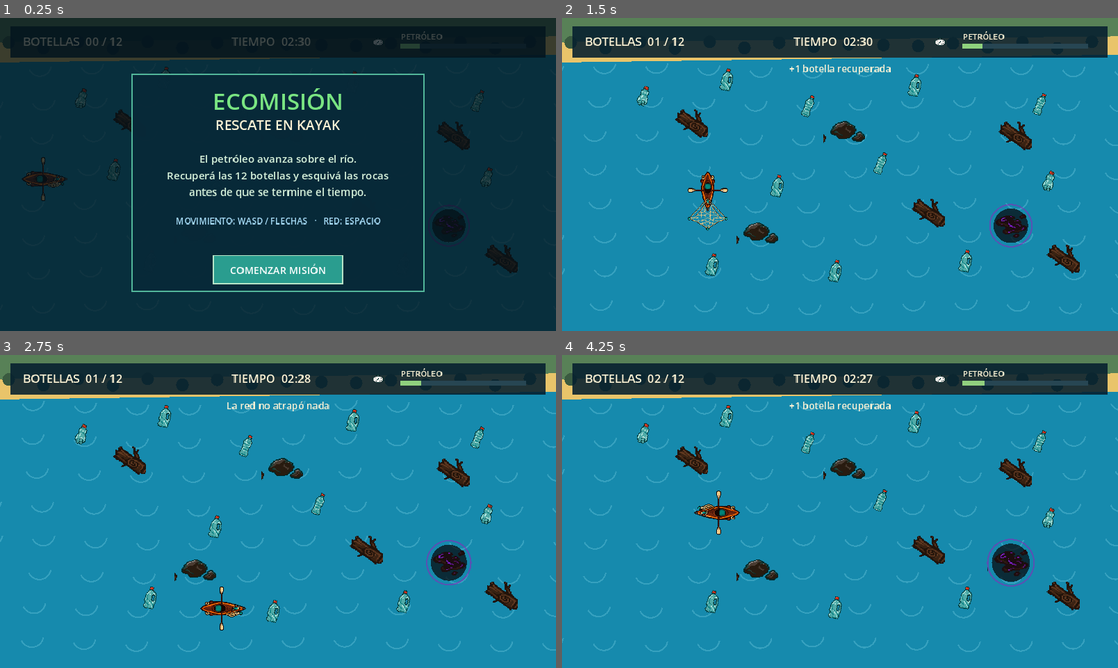
Above: before the commit, frames 1-4 (two rows, left to right).
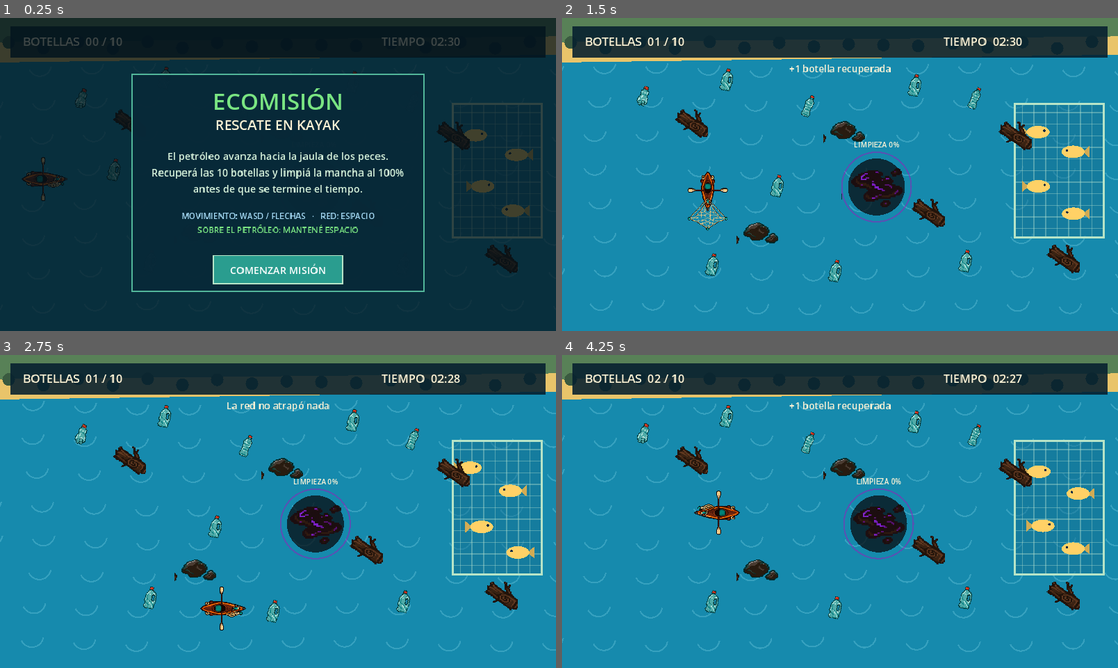
Above: after the commit, the same moments.

Repository: zeba673/Desafio2-Hackathon-SanRafael-2026
Game: Godot game, scene res://main.tscn
The game is run twice, just before and just after one commit, with the same random seed, the same clock (stepped at 60 frames per second) and the same inputs. Sound files missing from this copy of the repository are replaced by a short silence.
Inputs (mouse positions are in pixels of both pictures, inside the frame that each line leads up to):
- Up to frame 1 (0.25 s): no input
- Up to frame 2 (1.5 s): tap Enter at 0.5, 0.6 s; move the mouse to (962, 158) at 0.52 s; hold D 0.53-1.28 s; hold Space 0.53-1.28 s; click (962, 158) at 0.67 s; move the mouse to (728, 190) at 1.27 s; hold S from 1.28 s (still down); tap Space at 1.35 s; click (728, 190) at 1.42 s
- Up to frame 3 (2.75 s): tap Space at 1.52, 1.82 s; tap Enter at 1.55, 2.1 s; move the mouse to (333, 442) at 2.02 s; release S at 2.03 s; hold D from 2.03 s (still down); hold Space from 2.03 s (still down); click (333, 442) at 2.17 s
- Up to frame 4 (4.25 s): move the mouse to (812, 574) at 2.77 s; release D at 2.78 s; release Space at 2.78 s; hold W 2.78-3.53 s; tap Enter at 2.85 s; click (812, 574) at 2.92 s; tap Space at 3.02, 3.32 s; move the mouse to (1006, 558) at 3.52 s; hold A from 3.53 s (still down); hold Space from 3.53 s (still down); click (1006, 558) at 3.67 s

The runs differ from the first frame. In frame 1, 5.0% of the frame differs, in the area x 21-98%, y 4-72%; in frame 2, 5.4%; in frame 3, 5.5%; in frame 4, 5.6%, in the area x 20-98%, y 4-74%.

Commit message:
Rework oil cleanup and fish rescue objective

Diff:
--- a/main.gd
+++ b/main.gd
@@ -14,7 +14,11 @@
 const SCREEN := Vector2(1152, 648)
 const GAME_TIME := 150.0
 const PLAYER_SPEED := 255.0
-const OIL_LIMIT := 278.0
+const OIL_RADIUS := 72.0
+const OIL_CLEAN_RATE := 14.0
+const FISH_CAGE := Rect2(938, 178, 184, 276)
+const OIL_START := Vector2(650, 350)
+const OIL_TARGET := Vector2(890, 330)
 const WATER := Color("#168aad")
 const DEEP_WATER := Color("#0b6e91")
 const CREAM := Color("#fff4d6")
@@ -26,7 +30,9 @@
 var direction := Vector2.RIGHT
 var bottles: Array[Vector2] = []
 var time_left := GAME_TIME
-var oil_radius := 42.0
+var oil_cleanup := 0.0
+var oil_center := OIL_START
+var fish_alive := true
 var wave_time := 0.0
 var hit_cooldown := 0.0
 var flash := 0.0
@@ -36,21 +42,19 @@
 var net_state := NetState.IDLE
 var net_timer := 0.0
 var pending_bottle := -1
+var oil_clean_notified := false
 
 var bottle_spawns := [
 	Vector2(170, 155), Vector2(330, 125), Vector2(505, 180),
-	Vector2(720, 135), Vector2(985, 170), Vector2(225, 315),
-	Vector2(435, 350), Vector2(655, 300), Vector2(1010, 325),
-	Vector2(300, 505), Vector2(555, 525), Vector2(825, 505)
+	Vector2(720, 135), Vector2(850, 165), Vector2(225, 315),
+	Vector2(435, 350), Vector2(300, 505), Vector2(555, 525),
+	Vector2(825, 505)
 ]
 
 var rocks := [
 	Vector2(260, 220), Vector2(405, 445), Vector2(585, 235),
 	Vector2(750, 405), Vector2(930, 245), Vector2(1030, 500)
 ]
-
-var oil_center := Vector2(930, 430)
-
 
 func _ready() -> void:
 	get_window().title = "EcoMisión: Rescate en Kayak"
@@ -92,6 +96,7 @@
 	bottles = [player + direction * 92.0]
 	cast_net()
 	resolve_net()
+	oil_cleanup = 100.0
 	update_game(0.01)
 	assert(state == GameState.WON)
 	start_game()
@@ -120,7 +125,8 @@
 
 func update_game(delta: float) -> void:
 	time_left -= delta
-	oil_radius += delta * 1.62
+	var elapsed := GAME_TIME - maxf(time_left, 0.0)
+	oil_center = OIL_START.lerp(OIL_TARGET, clampf(elapsed / GAME_TIME, 0.0, 1.0))
 	hit_cooldown = maxf(0.0, hit_cooldown - delta)
 
 	var movement := Vector2(
@@ -130,7 +136,7 @@
 
 	if movement != Vector2.ZERO:
 		direction = movement
-		var speed := PLAYER_SPEED * (0.48 if player.distance_to(oil_center) < oil_radius else 1.0)
+		var speed := PLAYER_SPEED * (0.58 if is_touching_oil() else 1.0)
 		var previous := player
 		player += movement * speed * delta
 		player.x = clampf(player.x, 38.0, SCREEN.x - 38.0)
@@ -141,12 +147,31 @@
 				hit_rock()
 				break
 
-	if bottles.is_empty():
+	if is_touching_oil() and Input.is_key_pressed(KEY_SPACE):
+		clean_oil(delta)
+
+	if bottles.is_empty() and oil_cleanup >= 100.0:
 		finish_game(true, "¡El río quedó libre de residuos!")
 	elif time_left <= 0.0:
-		finish_game(false, "Se acabó el tiempo.")
-	elif oil_radius >= OIL_LIMIT:
-		finish_game(false, "La mancha de petróleo se extendió demasiado.")
+		fish_alive = oil_cleanup >= 100.0
+		var reason := "Se acabó el tiempo: el petróleo alcanzó a los peces." if not fish_alive else "Se acabó el tiempo y quedaron botellas en el río."
+		finish_game(false, reason)
+
+
+func is_touching_oil() -> bool:
+	return oil_cleanup < 100.0 and player.distance_to(oil_center) < OIL_RADIUS + 46.0
+
+
+func clean_oil(delta: float) -> void:
+	var previous := oil_cleanup
+	oil_cleanup = minf(100.0, oil_cleanup + OIL_CLEAN_RATE * delta)
+	notice = "Limpiando petróleo... %d%%" % int(oil_cleanup)
+	notice_time = 0.2
+	if previous < 100.0 and oil_cleanup >= 100.0 and not oil_clean_notified:
+		oil_clean_notified = true
+		notice = "¡Petróleo retirado al 100%!"
+		notice_time = 2.0
+		play_sound(COLLECT_SOUND, -1.0, 0.82)
 
 
 func hit_rock() -> void:
@@ -198,10 +223,13 @@
 	direction = Vector2.RIGHT
 	bottles.assign(bottle_spawns)
 	time_left = GAME_TIME
-	oil_radius = 42.0
+	oil_cleanup = 0.0
+	oil_center = OIL_START
+	fish_alive = true
+	oil_clean_notified = false
 	hit_cooldown = 0.0
 	flash = 0.0
-	notice = "Recolectá las 12 botellas antes de que avance el petróleo"
+	notice = "Recolectá 10 botellas y limpiá el petróleo antes de que llegue a los peces"
 	notice_time = 3.2
 	end_reason = ""
 	net_state = NetState.IDLE
@@ -219,7 +247,8 @@
 func _unhandled_input(event: InputEvent) -> void:
 	if event is InputEventKey and event.pressed and not event.echo:
 		if event.keycode == KEY_SPACE and state == GameState.PLAYING:
-			cast_net()
+			if not is_touching_oil():
+				cast_net()
 		elif event.keycode in [KEY_ENTER, KEY_SPACE] and state != GameState.PLAYING:
 			start_game()
 	elif event is InputEventMouseButton and event.pressed and event.button_index == MOUSE_BUTTON_LEFT:
@@ -230,6 +259,7 @@
 func _draw() -> void:
 	draw_water()
 	draw_shores()
+	draw_fish_cage()
 	draw_oil()
 	for rock in rocks:
 		draw_rock(rock)
@@ -262,10 +292,56 @@
 
 
 func draw_oil() -> void:
-	draw_circle(oil_center, oil_radius * 0.82, Color(0.025, 0.025, 0.035, 0.72))
-	var size := oil_radius * 2.0
+	if oil_cleanup >= 100.0:
+		return
+	var remaining := 1.0 - oil_cleanup / 100.0
+	var radius := OIL_RADIUS * lerpf(0.38, 1.0, sqrt(remaining))
+	draw_circle(oil_center, radius * 0.82, Color(0.025, 0.025, 0.035, 0.72))
+	var size := radius * 2.0
 	draw_texture_rect_region(OBJECT_SHEET, Rect2(oil_center - Vector2.ONE * size * 0.5, Vector2.ONE * size), Rect2(768, 512, 480, 512))
-	draw_arc(oil_center, oil_radius, 0.0, TAU, 64, Color(0.55, 0.15, 0.72, 0.55), 3.0)
+	draw_arc(oil_center, radius, 0.0, TAU, 64, Color(0.55, 0.15, 0.72, 0.55), 3.0)
+	var font := ThemeDB.fallback_font
+	var label := "LIMPIEZA %d%%" % int(oil_cleanup)
+	var label_width := font.get_string_size(label, HORIZONTAL_ALIGNMENT_LEFT, -1, 15).x
+	draw_string(font, oil_center + Vector2(-label_width * 0.5, -radius - 10), label, HORIZONTAL_ALIGNMENT_LEFT, -1, 15, CREAM)
+	if is_touching_oil():
+		draw_centered("MANTENÉ ESPACIO PARA LIMPIAR", 604, 18, CREAM)
+		draw_rect(Rect2(376, 615, 400, 10), Color("#17324d"), true)
+		draw_rect(Rect2(376, 615, 400.0 * oil_cleanup / 100.0, 10), GREEN, true)
+
+
+func draw_fish_cage() -> void:
+	draw_rect(FISH_CAGE, Color(0.08, 0.42, 0.55, 0.46), true)
+	draw_rect(FISH_CAGE, Color("#b7e4c7"), false, 4.0)
+	for x in range(int(FISH_CAGE.position.x) + 16, int(FISH_CAGE.end.x), 24):
+		draw_line(Vector2(x, FISH_CAGE.position.y), Vector2(x, FISH_CAGE.end.y), Color(0.72, 0.9, 0.82, 0.38), 2.0)
+	for y in range(int(FISH_CAGE.position.y) + 18, int(FISH_CAGE.end.y), 24):
+		draw_line(Vector2(FISH_CAGE.position.x, y), Vector2(FISH_CAGE.end.x, y), Color(0.72, 0.9, 0.82, 0.38), 2.0)
+	var fish_positions := [Vector2(982, 238), Vector2(1062, 282), Vector2(995, 352), Vector2(1065, 404)]
+	for index in fish_positions.size():
+		var swim := Vector2(sin(wave_time * 1.7 + index) * 8.0, cos(wave_time * 1.3 + index) * 5.0)
+		draw_fish(fish_positions[index] + swim, index % 2 == 0)
+
+
+func draw_fish(at: Vector2, faces_right: bool) -> void:
+	var color := Color("#ffd166") if fish_alive else Color("#6c757d")
+	var facing := 1.0 if faces_right else -1.0
+	draw_set_transform(at, 0.0, Vector2(facing, 1.0))
+	draw_colored_polygon(PackedVector2Array([Vector2(-20, 0), Vector2(-34, -12), Vector2(-34, 12)]), color.darkened(0.18))
+	draw_fish_body(Vector2.ZERO, Vector2(24, 13), color)
+	draw_circle(Vector2(13, -3), 2.5, Color("#102a43"))
+	if not fish_alive:
+		draw_line(Vector2(9, -7), Vector2(17, 1), CORAL, 2.0)
+		draw_line(Vector2(17, -7), Vector2(9, 1), CORAL, 2.0)
+	draw_set_transform(Vector2.ZERO, 0.0, Vector2.ONE)
+
+
+func draw_fish_body(center: Vector2, radius: Vector2, color: Color) -> void:
+	var points := PackedVector2Array()
+	for index in range(24):
+		var angle := TAU * float(index) / 24.0
+		points.append(center + Vector2(cos(angle) * radius.x, sin(angle) * radius.y))
+	draw_colored_polygon(points, color)
 
 
 func draw_rock(at: Vector2) -> void:
@@ -293,12 +369,7 @@
 	draw_rect(Rect2(22, 18, 1108, 64), Color(0.02, 0.12, 0.18, 0.88), true)
 	draw_string(font, Vector2(48, 58), "BOTELLAS  %02d / %02d" % [bottle_spawns.size() - bottles.size(), bottle_spawns.size()], HORIZONTAL_ALIGNMENT_LEFT, -1, 24, CREAM)
 	var seconds := maxi(0, ceili(time_left))
-	draw_string(font, Vector2(480, 58), "TIEMPO  %02d:%02d" % [int(seconds / 60.0), seconds % 60], HORIZONTAL_ALIGNMENT_LEFT, -1, 24, CREAM)
-	draw_texture_rect_region(OBJECT_SHEET, Rect2(770, 29, 38, 38), Rect2(1248, 512, 288, 512))
-	var danger := clampf(oil_radius / OIL_LIMIT, 0.0, 1.0)
-	draw_string(font, Vector2(830, 45), "PETRÓLEO", HORIZONTAL_ALIGNMENT_LEFT, -1, 17, CREAM)
-	draw_rect(Rect2(830, 54, 260, 10), Color("#274653"), true)
-	draw_rect(Rect2(830, 54, 260 * danger, 10), GREEN.lerp(CORAL, danger), true)
+	draw_string(font, Vector2(790, 58), "TIEMPO  %02d:%02d" % [int(seconds / 60.0), seconds % 60], HORIZONTAL_ALIGNMENT_LEFT, -1, 24, CREAM)
 	if notice_time > 0.0 and state == GameState.PLAYING:
 		draw_centered(notice, 112, 20, CREAM)
 
@@ -308,10 +379,11 @@
 	draw_panel(Rect2(274, 116, 604, 450))
 	draw_centered("ECOMISIÓN", 190, 48, GREEN)
 	draw_centered("RESCATE EN KAYAK", 232, 28, CREAM)
-	draw_centered("El petróleo avanza sobre el río.", 300, 22, Color("#d8f3dc"))
-	draw_centered("Recuperá las 12 botellas y esquivá las rocas", 334, 22, Color("#d8f3dc"))
-	draw_centered("antes de que se termine el tiempo.", 368, 22, Color("#d8f3dc"))
-	draw_centered("MOVIMIENTO: WASD / FLECHAS   ·   RED: ESPACIO", 427, 18, Color("#a9def9"))
+	draw_centered("El petróleo avanza hacia la jaula de los peces.", 294, 21, Color("#d8f3dc"))
+	draw_centered("Recuperá las 10 botellas y limpiá la mancha al 100%", 328, 21, Color("#d8f3dc"))
+	draw_centered("antes de que se termine el tiempo.", 362, 21, Color("#d8f3dc"))
+	draw_centered("MOVIMIENTO: WASD / FLECHAS   ·   RED: ESPACIO", 416, 17, Color("#a9def9"))
+	draw_centered("SOBRE EL PETRÓLEO: MANTENÉ ESPACIO", 445, 17, GREEN)
 	draw_button("COMENZAR MISIÓN")
 
 
@@ -323,7 +395,8 @@
 	draw_centered(end_reason, 290, 22, CREAM)
 	var recovered := bottle_spawns.size() - bottles.size()
 	draw_centered("Botellas recuperadas: %d de %d" % [recovered, bottle_spawns.size()], 342, 23, Color("#a9def9"))
-	draw_centered("Cada residuo retirado ayuda a devolverle vida al río." if won else "El río todavía necesita ayuda. Volvé a intentarlo.", 392, 19, Color("#d8f3dc"))
+	draw_centered("Petróleo limpiado: %d%%" % int(oil_cleanup), 382, 20, GREEN if oil_cleanup >= 100.0 else CORAL)
+	draw_centered("Los peces están a salvo." if won else "El río todavía necesita ayuda. Volvé a intentarlo.", 420, 19, Color("#d8f3dc"))
 	draw_button("JUGAR DE NUEVO")
 
 
